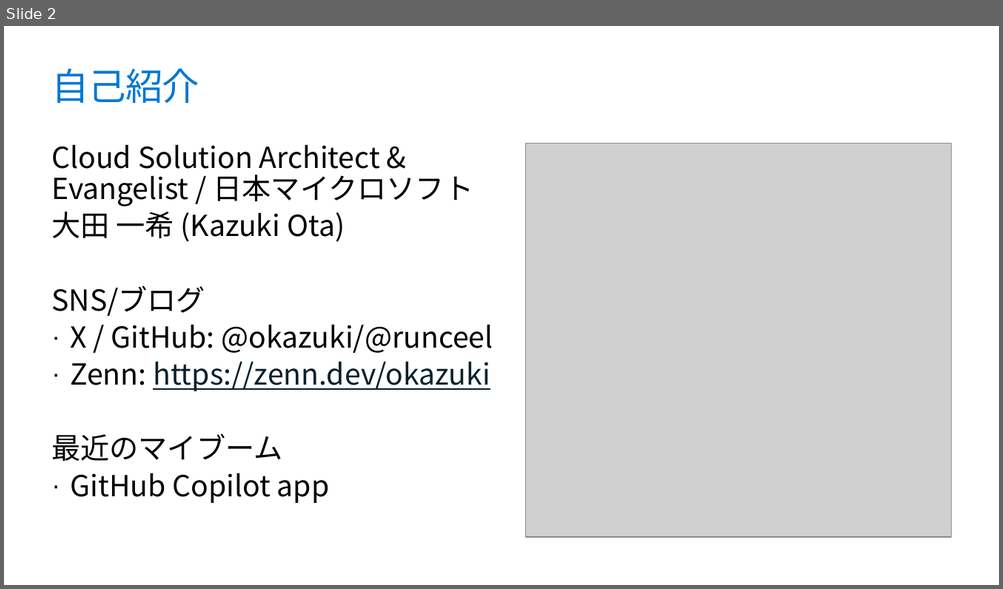
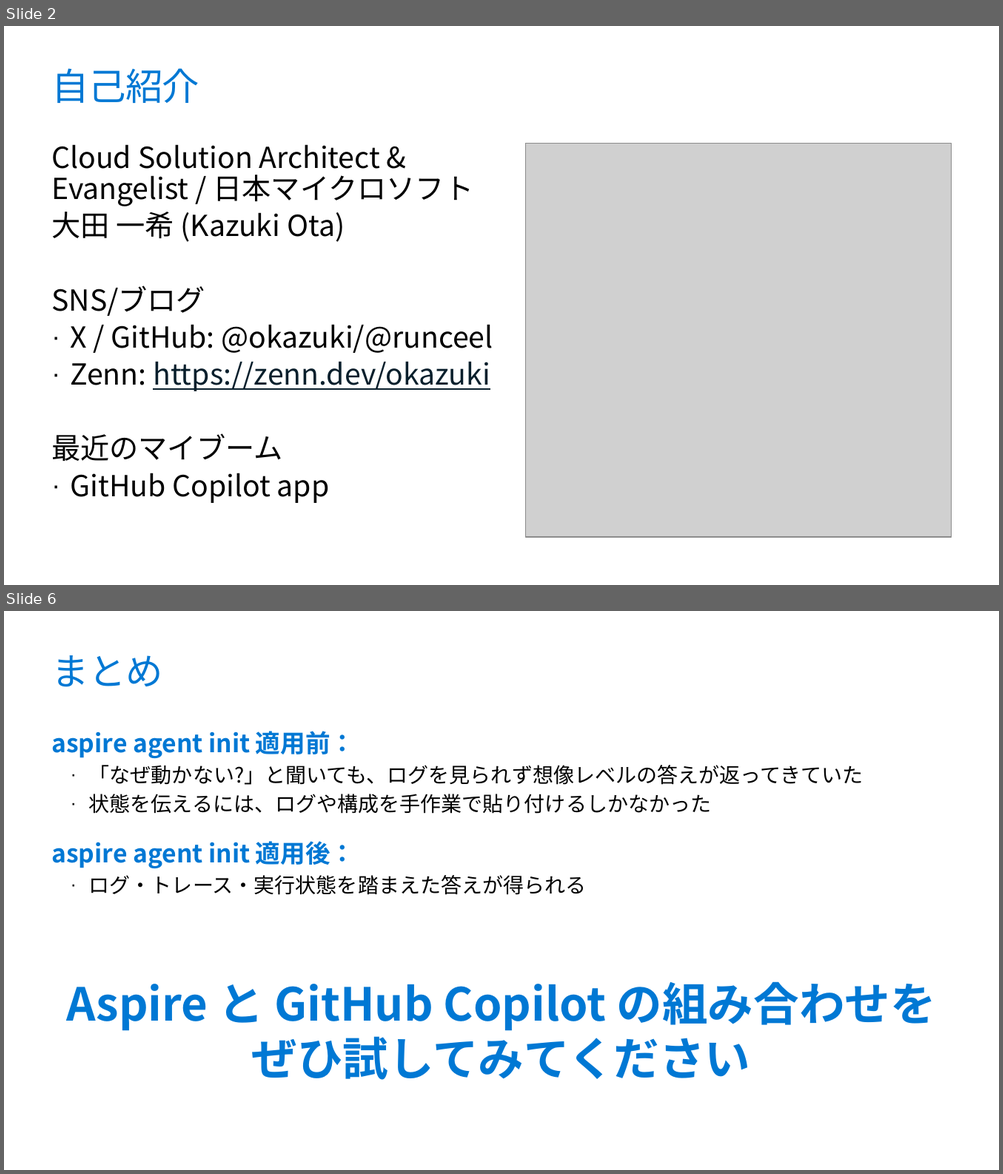
Before and after one commit to runceel/super-dotnet-new-01, a slide deck: slides.pptx. Shown one above the other, each under a label of ours: slide 2 before the commit, slides 2 and 6 after it; the slides between them are not shown. The pictures are 1003x589 and 1003x1174 pixels, drawn with LibreOffice and Linux fonts; fonts in the diff are those of the drawing; grey boxes stand for pictures; background and template pictures are left out. Boxes give left, top, right and bottom in pixels: in the first picture for what was removed or moved away, otherwise in the second. Text is boxed around its words. In the diff, an @@ line names an element or a change of style, - is before the commit and + after.

```diff
--- a/slides.pptx
+++ b/slides.pptx
@@ slide 6 added at (4,611,999,1170), background #FFFFFF @@
@@ title added at (52,655,163,687), 36 pt, text #0078D4 @@
+まとめ
@@ text added at (51,731,936,1080), 20 pt, text #000000 @@
+aspire agent init 適用前：
+  · 「なぜ動かない?」と聞いても、ログを見られず想像レベルの答えが返ってきていた
+  · 状態を伝えるには、ログや構成を手作業で貼り付けるしかなかった
+aspire agent init 適用後：
+  · ログ・トレース・実行状態を踏まえた答えが得られる
+Aspire と GitHub Copilot の組み合わせを
+ぜひ試してみてください
```
Also in this commit, not shown: 3 slides changed, 2 other slides added, 4 slides removed.
